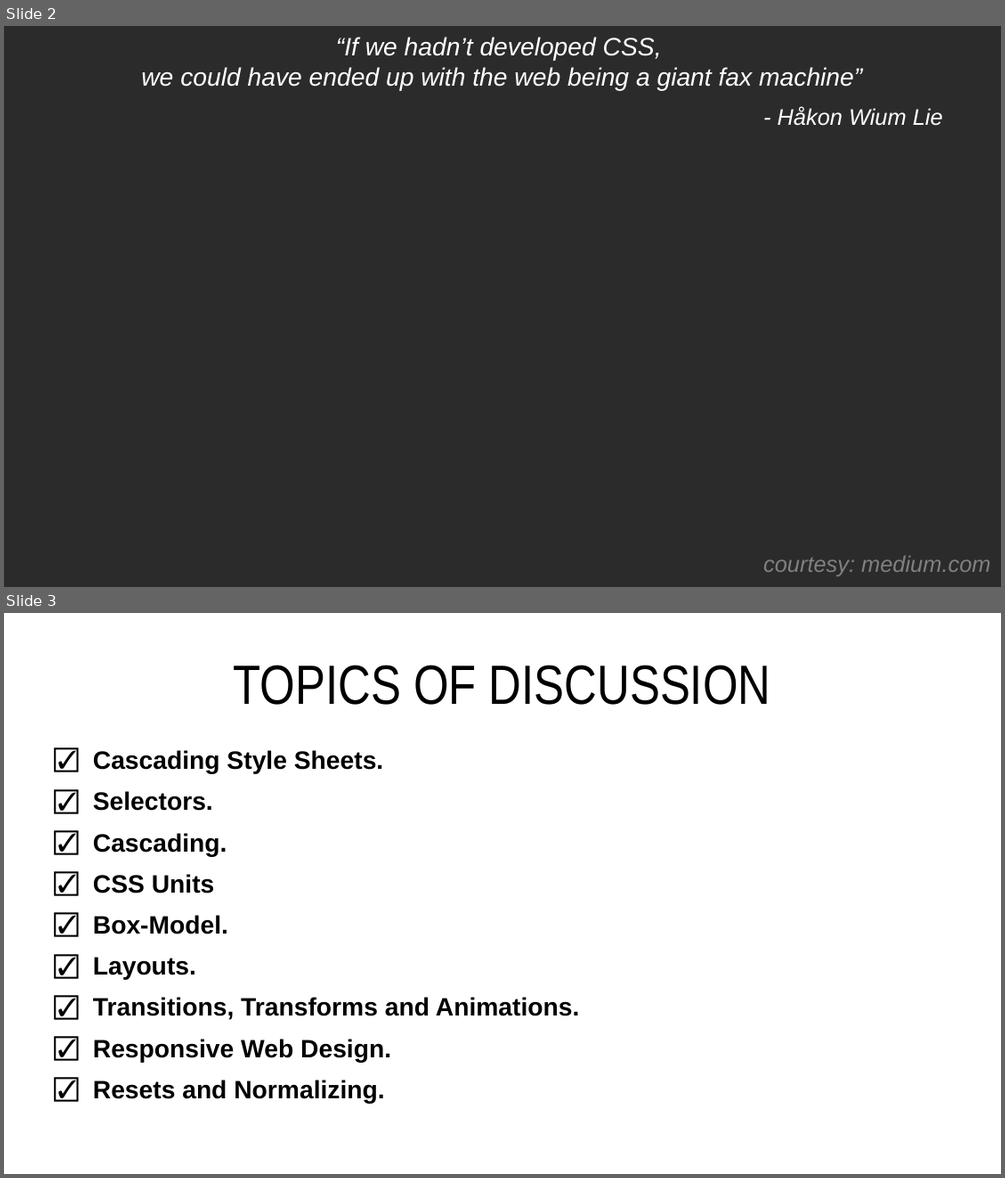
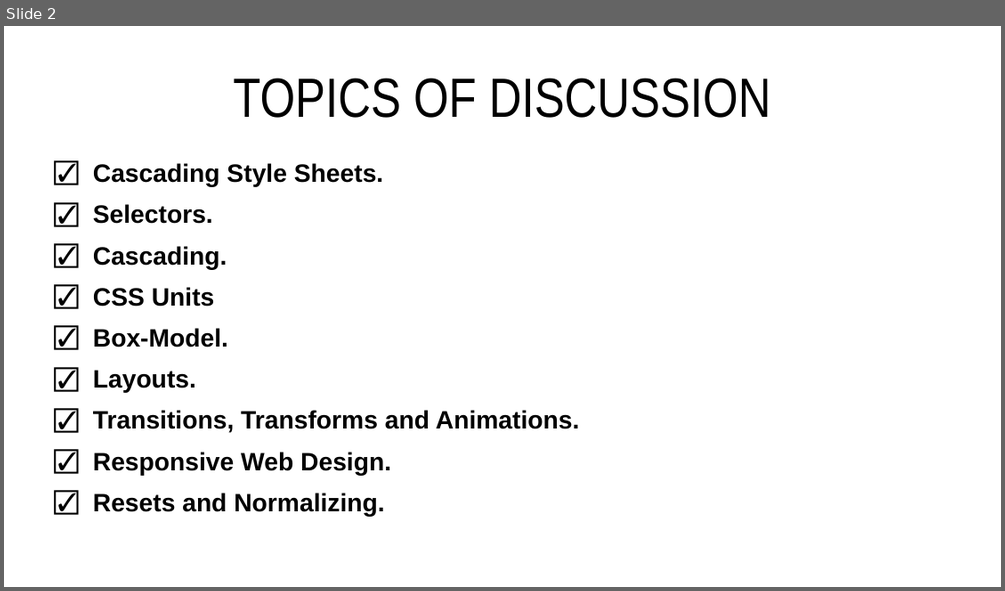
Before and after one commit to Nilena/Training-, a slide deck: presentation level 2.odp. Shown one above the other, each under a label of ours: slides 2 and 3 before the commit, slide 2 after it. The pictures are 1005x1178 and 1005x591 pixels, drawn with LibreOffice and Linux fonts; fonts in the diff are those of the drawing; background and template pictures are left out; a plain dark background stands for a picture behind light text. Boxes give left, top, right and bottom in pixels: in the first picture for what was removed or moved away, otherwise in the second. Text is boxed around its words. In the diff, an @@ line names an element or a change of style, - is before the commit and + after.

```diff
--- a/presentation level 2.odp
+++ b/presentation level 2.odp
@@ slide 2 removed at (4,26,1001,587), background picture (left out) @@
@@ text removed at (141,37,862,91) @@
-“If we hadn’t developed CSS,
-we could have ended up with the web being a giant fax machine”
@@ text removed at (777,107,943,126) @@
-- Håkon Wium Lie
@@ text removed at (763,556,990,576) @@
-courtesy: medium.com
@@ what was slide 3 is now slide 2 @@
```
Also in this commit, not shown: 2 slides changed, 2 other files.
